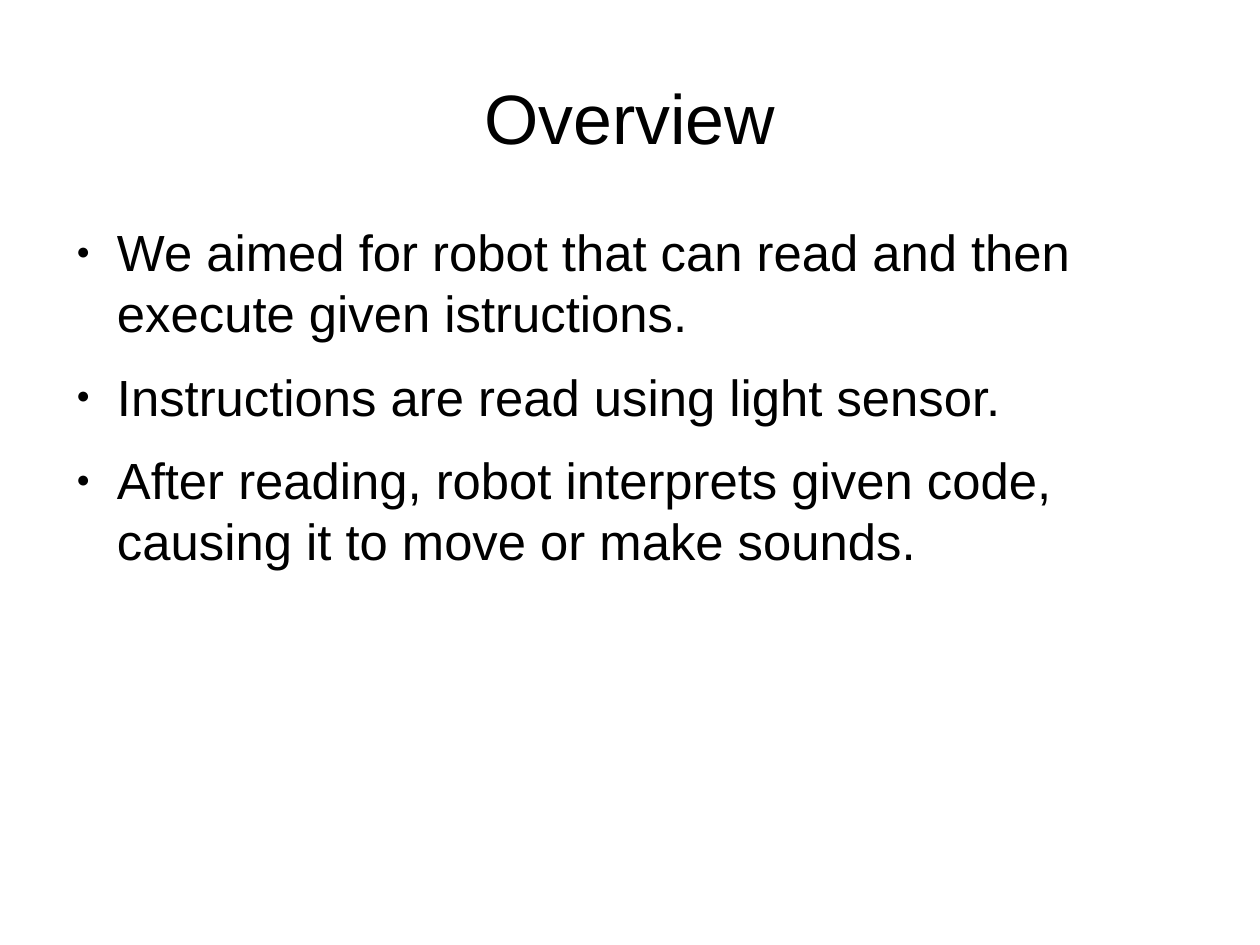
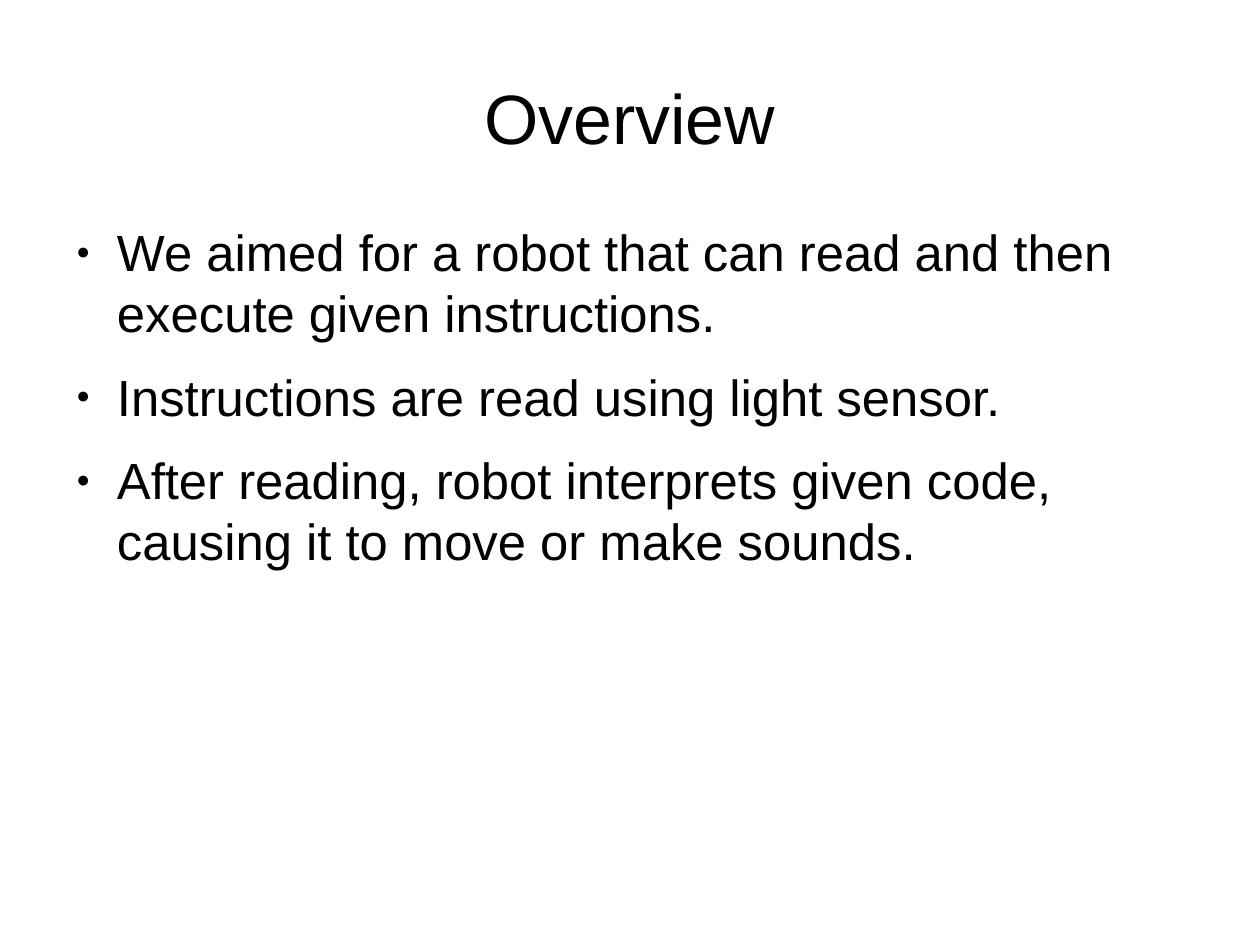
Before and after one commit to mcupak/nxt-robot, a slide deck: slide 2 of Presentation/Presentation.odp. Drawn at 1260x945 pixels with LibreOffice and Linux fonts; fonts in the diff are those of the drawing. Boxes give left, top, right and bottom in pixels: in the first picture for what was removed or moved away, otherwise in the second. Text is boxed around its words. In the diff, an @@ line names an element or a change of style, - is before the commit and + after.

```diff
--- a/Presentation/Presentation.odp
+++ b/Presentation/Presentation.odp
@@ text at (x1=117, y1=234, x2=1112, y2=343): text changed @@
-● We aimed for robot that can read and then execute given istructions.
+● We aimed for a robot that can read and then execute given instructions.
```
Also in this commit, not shown: 1 other slide changed, 5 other files.
